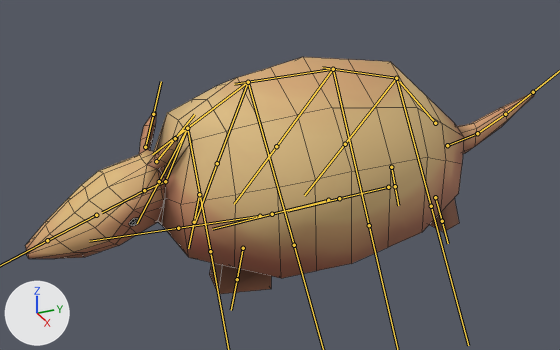
A saved change to the FBX model Dillow/Assets/Art/Models/Characters/Dillo/dillo.fbx.
The view is the same before and after, from a 50 mm camera at (7.58, -3.68, 3.17) aimed at (-0.02, -0.26, -0.63). Arrows for +X, +Y and +Z are at lower left; the lights stay in place. The bones that bend it are drawn over the model as lines. Mesh edges are drawn as thin lines.

Objects in the first picture: 'Model'.
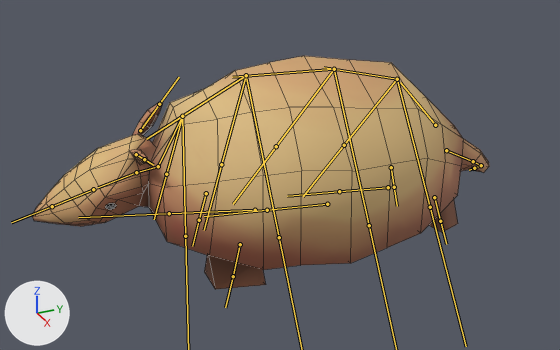
The newer file adds an action. The first version stands in its rest pose; the second is drawn at frame 34 of the action 'Armature|IdleAction'.

Patch to the scene script:
```diff
--- a/Dillow/Assets/Art/Models/Characters/Dillo/dillo.fbx.py
+++ b/Dillow/Assets/Art/Models/Characters/Dillo/dillo.fbx.py
@@ bone_base @@
 bone_base = bpy.data.objects['Armature'].pose.bones['Base']
-bone_base.location = (0.0, 0.0, 0.0)
-bone_base.rotation_quaternion = (1.0, 0.0, 0.0, 0.0)  # degrees (0, 0, 0)
+bone_base.location = (0.0, -0.02, 0.02)
+bone_base.rotation_quaternion = (1.0, -0.008, 0.0, 0.0)  # degrees (-1, 0, 0)
@@ bone_back2 @@
 bone_back2 = bpy.data.objects['Armature'].pose.bones['Back2']  # child of 'Back1'
-bone_back2.rotation_quaternion = (1.0, 0.0, 0.0, 0.0)  # degrees (0, 0, 0)
+bone_back2.rotation_quaternion = (0.998, 0.015, 0.03, -0.048)  # degrees (2, 4, -6)
@@ bone_back3 @@
 bone_back3 = bpy.data.objects['Armature'].pose.bones['Back3']  # child of 'Back2'
-bone_back3.rotation_quaternion = (1.0, 0.0, 0.0, 0.0)  # degrees (0, 0, 0)
+bone_back3.rotation_quaternion = (0.999, 0.0, 0.022, -0.037)  # degrees (0, 3, -4)
@@ bone_back4 @@
 bone_back4 = bpy.data.objects['Armature'].pose.bones['Back4']  # child of 'Back3'
-bone_back4.rotation_quaternion = (1.0, 0.0, 0.0, 0.0)  # degrees (0, 0, 0)
+bone_back4.rotation_quaternion = (0.999, 0.002, 0.011, -0.031)  # degrees (0, 1, -4)
@@ bone_headback @@
 bone_headback = bpy.data.objects['Armature'].pose.bones['HeadBack']  # child of 'Neck'
-bone_headback.rotation_quaternion = (1.0, 0.0, 0.0, 0.0)  # degrees (0, 0, 0)
+bone_headback.rotation_quaternion = (0.987, -0.075, -0.052, -0.132)  # degrees (-8, -7, -15)
@@ bone_ear_l @@
 bone_ear_l = bpy.data.objects['Armature'].pose.bones['Ear.L']  # child of 'HeadBack'
-bone_ear_l.location = (0.0, 0.0, 0.0)
-bone_ear_l.rotation_quaternion = (1.0, 0.0, 0.0, 0.0)  # degrees (0, 0, 0)
+bone_ear_l.location = (-0.03, 0.01, 0.03)
+bone_ear_l.rotation_quaternion = (0.958, 0.159, -0.065, 0.228)  # degrees (16, -11, 25)
@@ bone_ear_r @@
 bone_ear_r = bpy.data.objects['Armature'].pose.bones['Ear.R']  # child of 'HeadBack'
-bone_ear_r.location = (0.0, 0.0, 0.0)
-bone_ear_r.rotation_quaternion = (1.0, 0.0, 0.0, 0.0)  # degrees (0, 0, 0)
+bone_ear_r.location = (0.04, 0.0, 0.0)
+bone_ear_r.rotation_quaternion = (0.971, 0.124, -0.091, 0.181)  # degrees (12, -13, 20)
@@ bone_frontleg_l @@
 bone_frontleg_l = bpy.data.objects['Armature'].pose.bones['FrontLeg.L']  # child of 'Back3'
-bone_frontleg_l.location = (0.0, 0.0, 0.0)
-bone_frontleg_l.rotation_quaternion = (1.0, 0.0, 0.0, 0.0)  # degrees (0, 0, 0)
+bone_frontleg_l.location = (-0.04, 0.05, 0.2)
+bone_frontleg_l.rotation_quaternion = (0.993, -0.007, -0.117, -0.021)  # degrees (-1, -13, -2)
@@ bone_frontleg_r @@
 bone_frontleg_r = bpy.data.objects['Armature'].pose.bones['FrontLeg.R']  # child of 'Back3'
-bone_frontleg_r.location = (0.0, 0.0, 0.0)
-bone_frontleg_r.rotation_quaternion = (1.0, 0.0, 0.0, 0.0)  # degrees (0, 0, 0)
+bone_frontleg_r.location = (0.07, 0.01, 0.01)
+bone_frontleg_r.rotation_quaternion = (0.999, -0.002, -0.014, 0.029)  # degrees (0, -2, 3)
@@ bone_back3stomach @@
 bone_back3stomach = bpy.data.objects['Armature'].pose.bones['Back3Stomach']  # child of 'Back3'
-bone_back3stomach.location = (0.0, 0.0, 0.0)
-bone_back3stomach.rotation_quaternion = (1.0, 0.0, 0.0, 0.0)  # degrees (0, 0, 0)
+bone_back3stomach.location = (0.0, 0.02, -0.06)
+bone_back3stomach.rotation_quaternion = (1.0, 0.012, 0.002, 0.007)  # degrees (1, 0, 1)
@@ bone_back2stomach @@
 bone_back2stomach = bpy.data.objects['Armature'].pose.bones['Back2Stomach']  # child of 'Back2'
-bone_back2stomach.rotation_quaternion = (1.0, 0.0, 0.0, 0.0)  # degrees (0, 0, 0)
+bone_back2stomach.rotation_quaternion = (0.999, -0.014, -0.016, 0.038)  # degrees (-2, -2, 4)
@@ bone_back1stomach @@
 bone_back1stomach = bpy.data.objects['Armature'].pose.bones['Back1Stomach']  # child of 'Back1'
-bone_back1stomach.location = (0.0, 0.0, 0.0)
-bone_back1stomach.rotation_quaternion = (1.0, 0.0, 0.0, 0.0)  # degrees (0, 0, 0)
+bone_back1stomach.location = (0.0, 0.0, -0.01)
+bone_back1stomach.rotation_quaternion = (0.998, -0.065, 0.0, 0.0)  # degrees (-7, 0, 0)
@@ bone_tail1 @@
 bone_tail1 = bpy.data.objects['Armature'].pose.bones['Tail1']  # child of 'Base'
-bone_tail1.location = (0.0, 0.0, 0.0)
-bone_tail1.rotation_quaternion = (1.0, 0.0, 0.0, 0.0)  # degrees (0, 0, 0)
+bone_tail1.location = (0.0, -0.01, -0.04)
+bone_tail1.rotation_quaternion = (0.944, -0.316, -0.095, -0.01)  # degrees (-37, -11, 2)
@@ bone_tail2 @@
 bone_tail2 = bpy.data.objects['Armature'].pose.bones['Tail2']  # child of 'Tail1'
-bone_tail2.rotation_quaternion = (1.0, 0.0, 0.0, 0.0)  # degrees (0, 0, 0)
+bone_tail2.rotation_quaternion = (0.864, -0.222, 0.381, 0.242)  # degrees (-18, 50, 23)
@@ bone_tail3 @@
 bone_tail3 = bpy.data.objects['Armature'].pose.bones['Tail3']  # child of 'Tail2'
-bone_tail3.rotation_quaternion = (1.0, 0.0, 0.0, 0.0)  # degrees (0, 0, 0)
+bone_tail3.rotation_quaternion = (0.972, -0.205, 0.065, 0.096)  # degrees (-23, 10, 9)
```

Where the change shows, as pixel boxes (x1, y1, x2, y2) in the pictures (560 x 350 px):
'Model', posed (10% narrower)
    before: (25, 57, 534, 294)
    after: (32, 56, 489, 289)
bone 'Base', root to tip
    before: (435, 123) to (399, 81)
    after: (435, 125) to (400, 82)
bone 'Back2', root to tip
    before: (333, 69) to (234, 84)
    after: (334, 69) to (232, 77)
bone 'Back3', root to tip
    before: (248, 82) to (152, 154)
    after: (246, 75) to (146, 139)
bone 'Back4', root to tip
    before: (187, 128) to (165, 181)
    after: (182, 116) to (158, 166)
bone 'HeadBack', root to tip
    before: (144, 190) to (102, 212)
    after: (136, 172) to (98, 187)
bone 'Ear.L', root to tip
    before: (156, 161) to (175, 138)
    after: (136, 154) to (144, 159)
bone 'Ear.R', root to tip
    before: (145, 147) to (153, 114)
    after: (140, 130) to (159, 104)
bone 'FrontLeg.L', root to tip
    before: (243, 248) to (237, 279)
    after: (240, 244) to (233, 276)
bone 'FrontLeg.R', root to tip
    before: (199, 194) to (194, 222)
    after: (206, 193) to (199, 220)
bone 'Back3Stomach', root to tip
    before: (260, 216) to (178, 228)
    after: (255, 210) to (169, 213)
bone 'Back2Stomach', root to tip
    before: (328, 200) to (272, 214)
    after: (327, 204) to (267, 210)
bone 'Back1Stomach', root to tip
    before: (388, 187) to (339, 198)
    after: (388, 187) to (339, 191)
bone 'Tail1', root to tip
    before: (447, 145) to (477, 133)
    after: (446, 150) to (473, 161)
bone 'Tail2', root to tip
    before: (477, 133) to (505, 114)
    after: (473, 161) to (481, 165)
bone 'Tail3', root to tip
    before: (505, 114) to (533, 92)
    after: (481, 165) to (474, 168)
